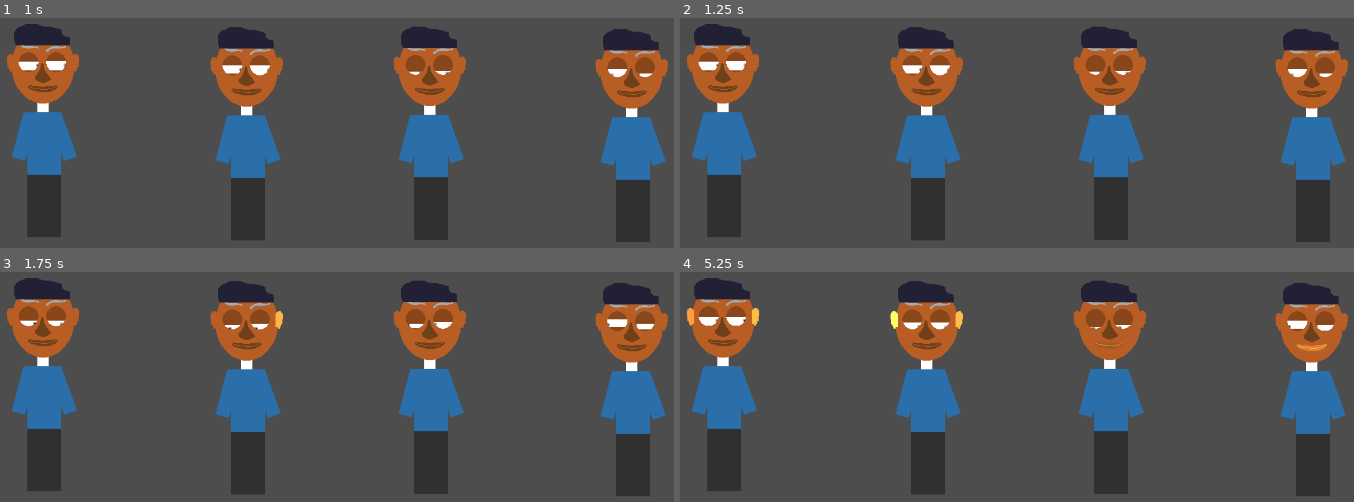
Above: before the commit, frames 1-4 (two rows, left to right).
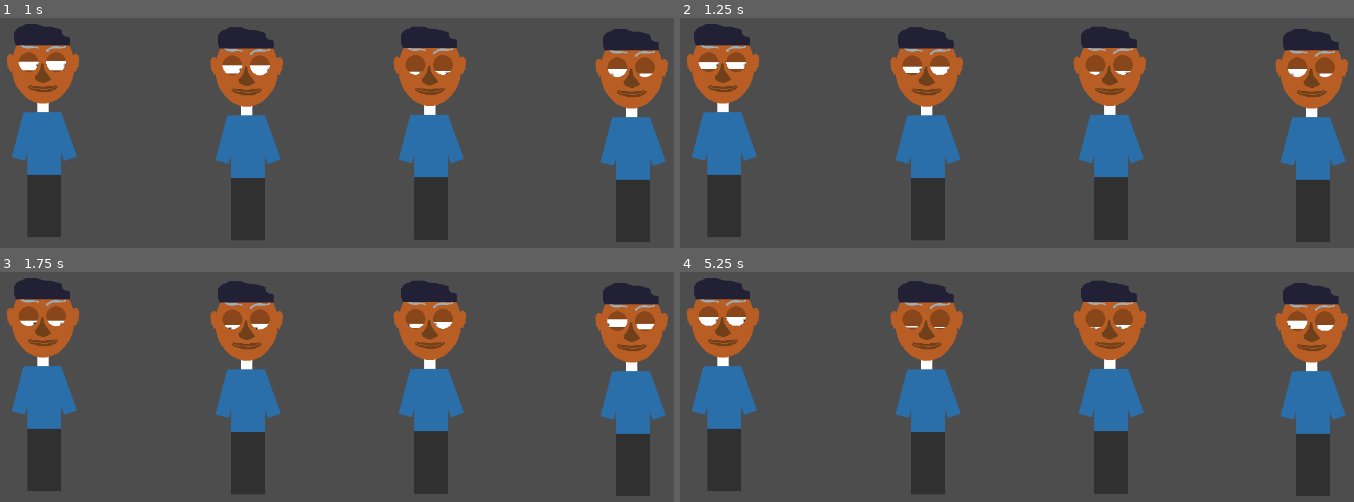
Above: after the commit, the same moments.

Repository: bjornarprytz/shift
Game: Godot game, scene res://interface/main.tscn
The game is run twice, just before and just after one commit, with the same random seed, the same clock (stepped at 60 frames per second) and the same inputs.
Inputs (mouse positions are in pixels of both pictures, inside the frame that each line leads up to):
- Up to frame 1 (1 s): tap Enter at 0.5 s; move the mouse to (518, 208) at 0.52 s
- Up to frame 2 (1.25 s): no input
- Up to frame 3 (1.75 s): tap Space at 1.25 s; move the mouse to (outside the picture) at 1.27 s
- Up to frame 4 (5.25 s): tap Enter at 2, 3.5 s; move the mouse to (1104, 387) at 2.02 s; tap Space at 2.75, 4.25 s; move the mouse to (outside the picture) at 2.77 s; move the mouse to (outside the picture) at 3.52 s; move the mouse to (781, 416) at 4.27 s; move the mouse to (1064, 485) at 5.02 s

Frame 1 is identical in both runs. In frame 2, 0.1% of the frame differs, in the area x 2-41%, y 18-26%; in frame 3, less than 0.1%; in frame 4, 0.6%, in the area x 1-96%, y 15-35%.

Commit message:
blink

Diff:
--- a/src/interface/face_part.gd
+++ b/src/interface/face_part.gd
@@ -12,23 +12,3 @@
 	tween.tween_property(self, "modulate", Color.WHITE, 0.5).as_relative()
 	await tween.finished
 	is_in_effect = false
-
-func whiten():
-	if is_in_effect:
-		return
-	is_in_effect = true
-	var tween = create_tween()
-	tween.tween_property(self, "modulate", Color.WHITE, 0.5).as_relative()
-	await tween.finished
-	is_in_effect = false
-
-func twitch():
-	if is_in_effect:
-		return
-	is_in_effect = true
-	var tween = create_tween()
-	tween.tween_property(self, "rotation_degrees", 10.0, 0.1).as_relative()
-	tween.tween_property(self, "rotation_degrees", -10.0, 0.1).as_relative()
-	tween.tween_property(self, "rotation_degrees", 0.0, 0.1).as_relative()
-	await tween.finished
-	is_in_effect = false
--- a/src/interface/suspect.gd
+++ b/src/interface/suspect.gd
@@ -9,6 +9,7 @@
 @onready var mouth: FacePart = %Mouth
 @onready var ear_r: FacePart = %EarR
 @onready var ear_l: FacePart = %EarL
+@onready var blink_timer: Timer = %BlinkTimer
 
 var part: CanvasItem
 
@@ -22,13 +23,38 @@
 func _on_control_mouse_exited() -> void:
 	renerve()
 
+func blink() -> void:
+	var closing_phase_duration = randf_range(.05, .1)
+	var opening_phase_duration = randf_range(.15, .3)
+
+	var tween = create_tween()
+
+	tween.set_parallel()
+	for e in [eye_l, eye_r]:
+		tween.tween_property(e, "lid_gap_upper", 0.0, closing_phase_duration)
+		tween.tween_property(e, "lid_gap_lower", 0.0, closing_phase_duration)
+
+	tween.set_parallel(false)
+
+	for e in [eye_l, eye_r]:
+		tween.tween_property(e, "lid_gap_upper", e.lid_gap_upper, opening_phase_duration)
+		tween.set_parallel()
+		tween.tween_property(e, "lid_gap_lower", e.lid_gap_lower, opening_phase_duration)
+
+	await tween.finished
+
 func unnerve() -> void:
 	var part_list = [[nose], [mouth], [ear_r, ear_l]]
 
 	var part_group = part_list.pick_random()
 	for part in part_group:
-		var f = ["blush", "whiten", "twitch"].pick_random()
-		await part.call(f)
+		print ("TODO: Blush %s" % part.name)
 
 func renerve() -> void:
 	pass
+
+
+func _on_blink_timer_timeout() -> void:
+	await blink()
+	blink_timer.wait_time = randf_range(2.0, 10.0)
+	blink_timer.start()
--- a/src/interface/suspect.tscn
+++ b/src/interface/suspect.tscn
@@ -97,6 +97,10 @@
 position = Vector2(46, 59)
 is_left_eye = true
 
+[node name="BlinkTimer" type="Timer" parent="Head/Eyes" unique_id=97424028]
+unique_name_in_owner = true
+autostart = true
+
 [node name="Hair" type="Sprite2D" parent="Head" unique_id=1584257992]
 texture_filter = 3
 position = Vector2(62, -9)
@@ -109,5 +113,6 @@
 offset_right = 217.0
 offset_bottom = 454.0
 
+[connection signal="timeout" from="Head/Eyes/BlinkTimer" to="." method="_on_blink_timer_timeout"]
 [connection signal="mouse_entered" from="Control" to="." method="_on_control_mouse_entered"]
 [connection signal="mouse_exited" from="Control" to="." method="_on_control_mouse_exited"]
